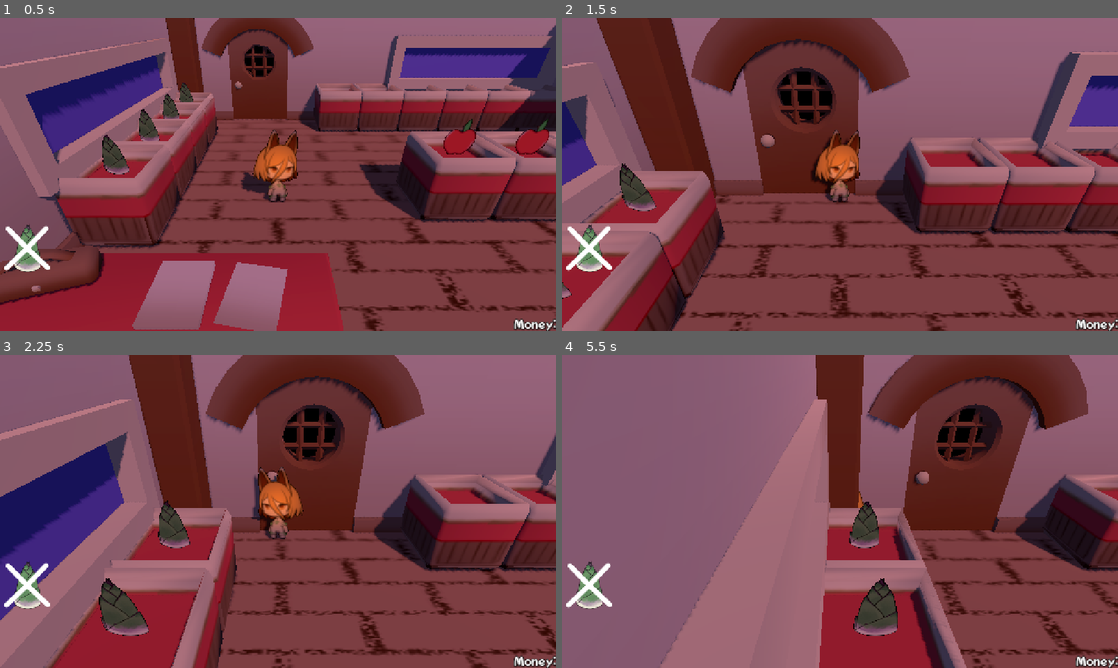
Above: before the commit, frames 1-4 (two rows, left to right).
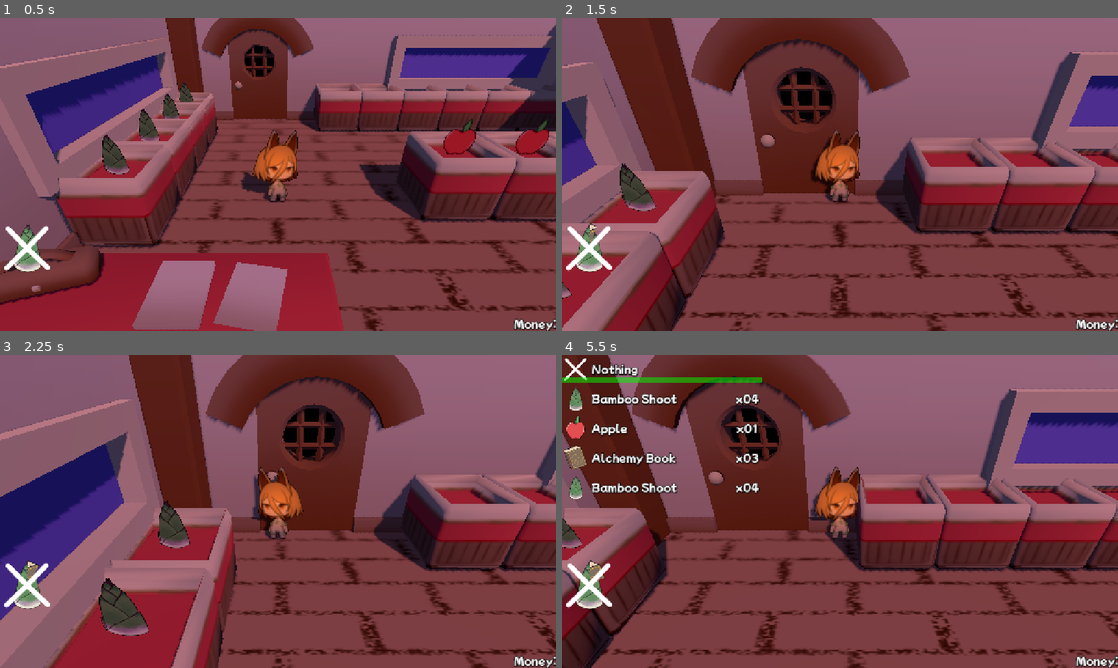
Above: after the commit, the same moments.

Repository: kumapauz/touhou-jam-17
Game: Godot game, scene res://scenes/Store.tscn
Two runs of this game, one before a commit and one after it. Both use one fixed random seed, a clock stepped at 60 frames per second and the inputs below. The engine's default icon, where the game draws it, is replaced by a stand-in: a white triangle on a blue panel in a dark square.
Inputs:
- Up to frame 1 (0.5 s): no input
- Up to frame 2 (1.5 s): tap Enter (pause) at 0.5 s; hold W (up) from 0.53 s (still down); tap O (confirm) at 0.6, 1.35 s
- Up to frame 3 (2.25 s): tap O (confirm) at 2, 2.1 s; release W (up) at 2.03 s; hold A (left) from 2.03 s (still down)
- Up to frame 4 (5.5 s): tap O (confirm) at 2.85, 3.5, 3.6, 4.25, 4.35, 5.1 s; release A (left) at 3.53 s; hold S (down) 3.53-4.28 s; tap Enter (pause) at 4.15 s; hold D (right) 4.28-5.03 s; hold W (up) from 5.03 s (still down)

Frame 1 is identical in both runs. In frame 2, less than 0.1% of the frame differs, in the area x 5-7%, y 65-72%; in frame 3, less than 0.1%; in frame 4, 80%, in the area x 0-100%, y 0-100%.

Commit message:
Implement NPC Wandering

Diff:
--- a/project/t-17-jam/scenes/Store.tscn
+++ b/project/t-17-jam/scenes/Store.tscn
@@ -103,15 +103,18 @@
 
 [node name="FrontCounter" type="CSGBox3D" parent="Room/Collision/ItemDisplays" unique_id=1004374156]
 transform = Transform3D(1, 0, 0, 0, 1, 0, 0, 0, 1, 3.5, 0.5, -7.5)
+use_collision = true
 size = Vector3(17, 1, 3)
 
 [node name="SideCounter" type="CSGBox3D" parent="Room/Collision/ItemDisplays" unique_id=1071413558]
-transform = Transform3D(1, 0, 0, 0, 1, 0, 0, 0, 1, -11, 0.5, -4)
-size = Vector3(2, 1, 8)
+transform = Transform3D(1, 0, 0, 0, 1, 0, 0, 0, 1, -11, 0.5, -3)
+use_collision = true
+size = Vector3(2, 1, 10)
 
 [node name="BackCounter" type="CSGBox3D" parent="Room/Collision/ItemDisplays" unique_id=2004079266]
-transform = Transform3D(1, 0, 0, 0, 1, 0, 0, 0, 1, 5, 0.5, 0)
-size = Vector3(14, 1, 2)
+transform = Transform3D(1, 0, 0, 0, 1, 0, 0, 0, 1, 2, 0.5, 0)
+use_collision = true
+size = Vector3(10, 1, 2)
 
 [node name="Room" parent="Room" unique_id=1565356509 instance=ExtResource("8_7ftef")]
 
@@ -180,16 +183,23 @@
 transform = Transform3D(1, 0, 0, 0, 1, 0, 0, 0, 1, 0, 0, -6)
 item = ExtResource("6_126te")
 
-[node name="NPCManager" type="Node3D" parent="." unique_id=34856755 node_paths=PackedStringArray("npc_parent", "item_holder_parent")]
-transform = Transform3D(1, 0, 0, 0, 1, 0, 0, 0, 1, -11, 0, -8)
+[node name="ItemHolder5" parent="ItemHolders/SideCounter" unique_id=1328107452 instance=ExtResource("3_lw67d")]
+transform = Transform3D(1, 0, 0, 0, 1, 0, 0, 0, 1, 0, 0, -6)
+item = ExtResource("6_126te")
+
+[node name="NPCManager" type="Node3D" parent="." unique_id=34856755 node_paths=PackedStringArray("npc_parent", "item_holder_parent", "spawn_timer")]
+transform = Transform3D(1, 0, 0, 0, 1, 0, 0, 0, 1, -11, 0, -7)
 script = ExtResource("5_gii7t")
 npc_resource_path = "res://resource/npcs"
 npc_scene = ExtResource("6_oe1d6")
 npc_parent = NodePath("NPCParent")
 item_holder_parent = NodePath("../ItemHolders")
+spawn_timer = NodePath("SpawnTimer")
 
 [node name="NPCParent" type="Node3D" parent="NPCManager" unique_id=351537189]
 transform = Transform3D(1, 0, 0, 0, 1, 0, 0, 0, 1, 3, 0, 0)
+
+[node name="SpawnTimer" type="Timer" parent="NPCManager" unique_id=239969626]
 
 [node name="Status" type="Control" parent="." unique_id=1391030701 node_paths=PackedStringArray("npc_manager", "money_label", "time_bar")]
 layout_mode = 3
@@ -235,3 +245,7 @@
 [node name="BGM" type="AudioStreamPlayer" parent="." unique_id=169360429]
 stream = ExtResource("17_deuux")
 autoplay = true
+
+[connection signal="timeout" from="NPCManager/SpawnTimer" to="NPCManager" method="attempt_npc_spawn"]
+[connection signal="day_finished" from="Status" to="NPCManager" method="on_store_closed"]
+[connection signal="day_started" from="Status" to="NPCManager" method="on_store_opened"]
--- a/project/t-17-jam/scenes/character/Npc.tscn
+++ b/project/t-17-jam/scenes/character/Npc.tscn
@@ -37,14 +37,14 @@
 "speed": 8.0
 }]
 
-[node name="NPC" type="Node3D" unique_id=487561230 node_paths=PackedStringArray("sprites")]
+[node name="NPC" type="Node3D" unique_id=487561230 node_paths=PackedStringArray("sprite")]
 script = ExtResource("1_4u3ad")
-sprites = NodePath("Sprite")
+sprite = NodePath("Sprite")
 
 [node name="Sprite" type="AnimatedSprite3D" parent="." unique_id=368983274]
 transform = Transform3D(1, 0, 0, 0, 1, 0, 0, 0, 1, 0, 1.2108846, 0)
 layers = 4
-shaded = true
+modulate = Color(0.90541595, 0.6667114, 0.30756095, 1)
 double_sided = false
 alpha_cut = 1
 sprite_frames = SubResource("SpriteFrames_4u3ad")
@@ -52,6 +52,7 @@
 
 [node name="Lighting" type="OmniLight3D" parent="Sprite" unique_id=153413214]
 transform = Transform3D(1, 0, 0, 0, 1, 0, 0, 0, 1, 0, 0.08911538, 0.70000005)
+visible = false
 layers = 8
 light_color = Color(1, 0.56078434, 0.019607844, 1)
 light_energy = 0.8
--- a/project/t-17-jam/scripts/gameplay/npc_controller.gd
+++ b/project/t-17-jam/scripts/gameplay/npc_controller.gd
@@ -2,9 +2,17 @@
 class_name NpcController
 
 @export var npc: NpcResource
+var _manager: NpcManager
+func set_manager(manager: NpcManager) -> void:
+	_manager = manager
 
 @export_group("Components")
-@export var sprites: AnimatedSprite3D
+@export var sprite: AnimatedSprite3D
+
+## How long the shopper should wait before moving again.
+var _wait_time: float
+## Tracks the number of items this shopper bought this trip.
+var _purchase_count: int
 
 ## The item holder this player is moving towards.
 var _target_holder: ItemHolder
@@ -18,31 +26,52 @@
 	if !is_active:
 		return
 
-	if current_path_index >= current_path.size() - 1:
-		sprites.play("idle")
+	if is_waiting() || current_path_index >= current_path.size() - 1:
+		process_wait(delta)
 		# Reached end of path
 		return
 
-	sprites.play("walk")
+	sprite.play("walk")
 	var init_pos: Vector2 = current_path.get(current_path_index)
 	var next_pos: Vector2 = current_path.get(current_path_index + 1)
 	path_t = move_toward(path_t, 1.0, MOVE_SPEED * delta)
 	var current_pos: Vector2 = init_pos.lerp(next_pos, path_t)
 	position = Vector3(current_pos.x, 0, current_pos.y) + Vector3.LEFT * 3
-
+	process_sprite_direction(init_pos.x - next_pos.x)
 	if is_equal_approx(path_t, 1.0):
 		path_t = 0.0
 		current_path_index += 1
 
+		if current_path_index >= current_path.size() - 1:
+			start_wait()
+
+func start_wait() -> void:
+	_wait_time = randf()
+
+func is_waiting() -> bool:
+	return !is_zero_approx(_wait_time)
+
+func process_wait(delta: float) -> void:
+	sprite.play("idle")
+	_wait_time = move_toward(_wait_time, 0, delta)
+	if !is_waiting():
+		set_path(_manager.request_path(self))
+		# TODO Roll a chance to buy an item
+
+func process_sprite_direction(h_delta: float) -> void:
+	if (h_delta < 0 && sprite.flip_h) || (h_delta > 0 && !sprite.flip_h):
+		sprite.flip_h = !sprite.flip_h
+
 func set_npc(new_npc: NpcResource) -> void:
 	npc = new_npc
 	if is_instance_valid(npc):
-		sprites.sprite_frames = npc.sprite_frames
+		sprite.sprite_frames = npc.sprite_frames
 
 func set_path(path: PackedVector2Array) -> void:
 	current_path = path
 	current_path_index = 0
 	path_t = 0
+	_wait_time = 0
 
 func is_preferred_item(item: ItemResource) -> bool:
 	if is_instance_valid(npc):
@@ -61,6 +90,7 @@
 func activate() -> void:
 	visible = true
 	is_active = true
+	_purchase_count = 0
 	process_mode = Node.PROCESS_MODE_INHERIT
 
 ## Dectivates this NPC.
--- a/project/t-17-jam/scripts/gameplay/npc_manager.gd
+++ b/project/t-17-jam/scripts/gameplay/npc_manager.gd
@@ -2,8 +2,13 @@
 extends Node3D
 class_name NpcManager
 
+@export var base_npc_chance : float = 0.2
+## The chance that an npc will spawn during the next spawn cycle.
+var _npc_chance: float
+var npc_chance_interval: float = 0.1
+
 ## Maximum number of npcs at the start
-@export var max_npcs: int = 5
+@export_range(1,10) var max_npcs: int = 8
 
 @export_dir var npc_resource_path: String
 var _npc_resources : Array[NpcResource]
@@ -12,6 +17,7 @@
 @export_group("Components")
 @export var npc_parent: Node3D
 @export var item_holder_parent: Node3D
+@export var spawn_timer: Timer
 var _item_holders: Array[ItemHolder]
 
 var _npc_pool: Array[NpcController]
@@ -21,6 +27,7 @@
 const RAYCAST_DISTANCE: int = 5
 
 func _ready() -> void:
+	_npc_chance = base_npc_chance
 	init_npc_pool()
 	init_npc_resources()
 	init_item_holder(item_holder_parent)
@@ -62,6 +69,7 @@
 func init_npc_pool() -> void:
 	for i in range(max_npcs):
 		var npc: NpcController = npc_scene.instantiate()
+		npc.set_manager(self)
 		_npc_pool.append(npc)
 		npc_parent.add_child(npc)
 		npc.position = Vector3.ZERO
@@ -79,7 +87,8 @@
 	# Initialize cell size
 	astar_grid.region = Rect2i(0, 0, 23, 9)
 	astar_grid.cell_size = Vector2.ONE
-	astar_grid.diagonal_mode = AStarGrid2D.DIAGONAL_MODE_ONLY_IF_NO_OBSTACLES
+	# TODO Normalize npc movement and allow diagonals
+	# astar_grid.diagonal_mode = AStarGrid2D.DIAGONAL_MODE_ONLY_IF_NO_OBSTACLES
 	astar_grid.update()
 
 	var space: PhysicsDirectSpaceState3D = get_world_3d().direct_space_state
@@ -151,3 +160,17 @@
 			valid_npcs.remove_at(index)
 	var selection: int = randi_range(0, valid_npcs.size() - 1)
 	return valid_npcs.get(selection)
+
+## Attempts to spawn a shopper.
+func attempt_npc_spawn() -> void:
+	if randf() < _npc_chance:
+		spawn_npc()
+		_npc_chance = base_npc_chance
+	else:
+		_npc_chance += npc_chance_interval
+
+func on_store_opened() -> void:
+	spawn_timer.start()
+
+func on_store_closed() -> void:
+	spawn_timer.stop()
--- a/project/t-17-jam/scripts/gameplay/status.gd
+++ b/project/t-17-jam/scripts/gameplay/status.gd
@@ -18,14 +18,31 @@
 
 var current_time: float
 ## How many seconds each business day is.
-const DAY_LENGTH: float = 10.0
+const DAY_LENGTH: float = 20.0
+
+signal day_started
+signal day_finished
 
 func _process(delta: float) -> void:
+	if Input.is_action_just_pressed("pause"):
+		set_day_active(!is_day_active)
+		print("Is Day Active set to %s" % is_day_active)
+
 	if !is_day_active:
 		return
 
 	current_time = move_toward(current_time, DAY_LENGTH, delta)
 	time_bar.value = current_time / DAY_LENGTH
+	if is_equal_approx(current_time, DAY_LENGTH):
+		# Day has finished
+		set_day_active(false)
+
+func set_day_active(value: bool) -> void:
+	is_day_active = value
+	if value:
+		day_started.emit()
+	else:
+		day_finished.emit()
 
 func add_money(amount: int) -> void:
 	money = max(0, money + amount)
